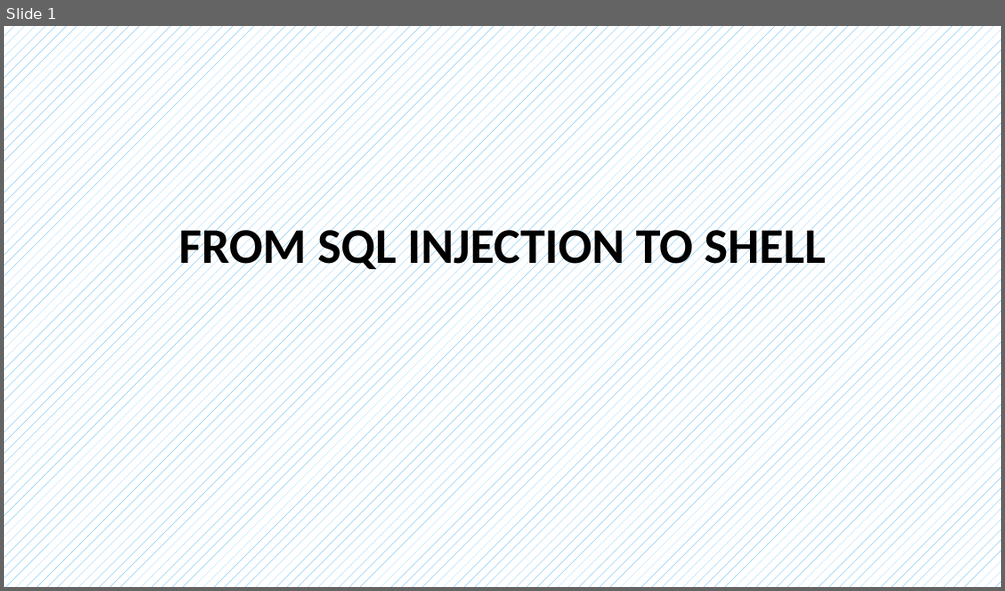
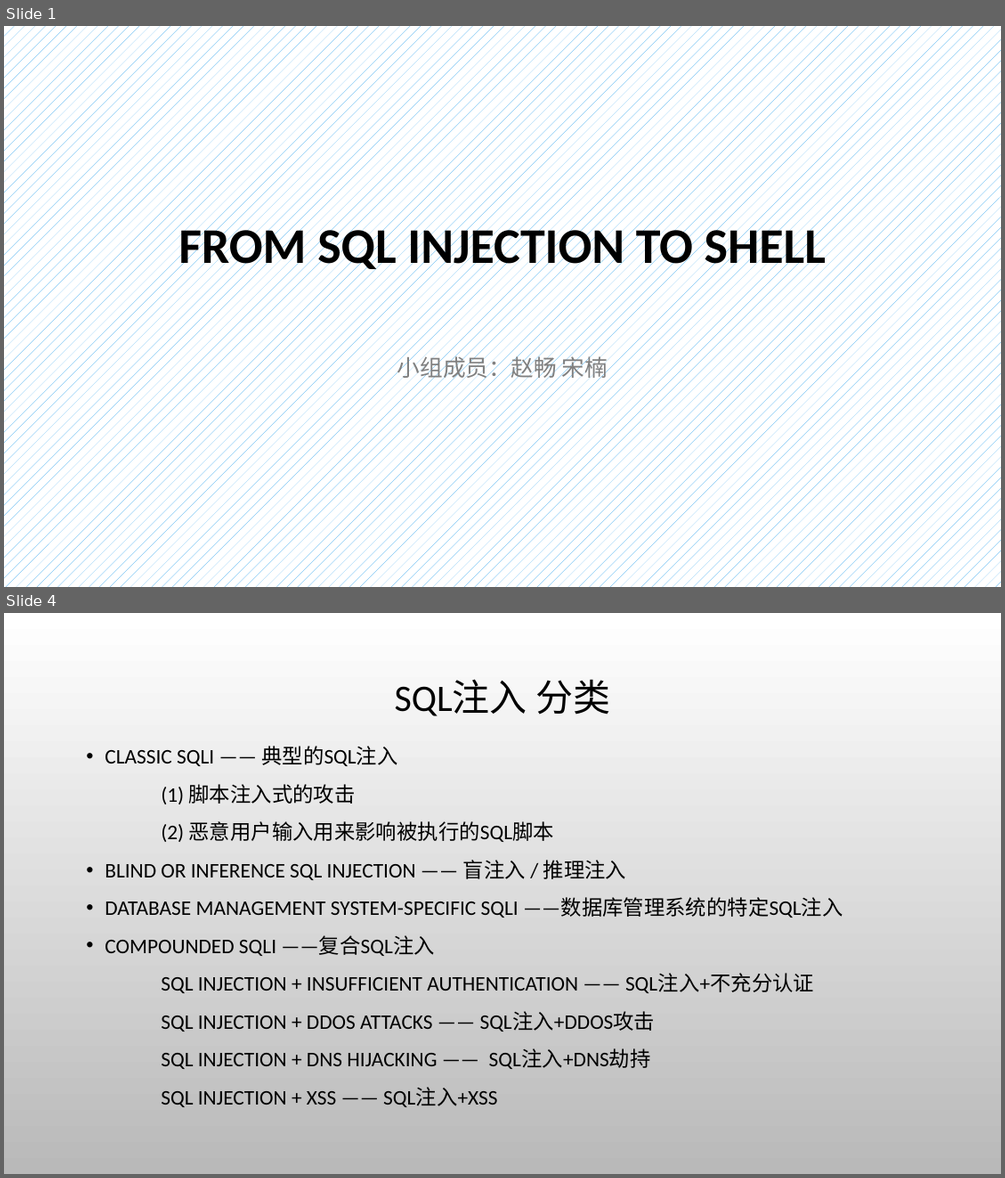
Before and after one commit to CUCCS/ns, a slide deck: 2016-2/zc_snRNA/FlippedClassroom_FromSqlInjectionToShell/From SQL injection to Shell.pptx. Shown one above the other, each under a label of ours: slide 1 before the commit, slides 1 and 4 after it; the slides between them are not shown. The pictures are 1005x591 and 1005x1178 pixels, drawn with LibreOffice and Linux fonts; fonts in the diff are those of the drawing; background and template pictures are left out. Boxes give left, top, right and bottom in pixels: in the first picture for what was removed or moved away, otherwise in the second. Text is boxed around its words. In the diff, an @@ line names an element or a change of style, - is before the commit and + after.

```diff
--- a/2016-2/zc_snRNA/FlippedClassroom_FromSqlInjectionToShell/From SQL injection to Shell.pptx
+++ b/2016-2/zc_snRNA/FlippedClassroom_FromSqlInjectionToShell/From SQL injection to Shell.pptx
@@ slide 4 added at (x1=4, y1=613, x2=1001, y2=1174), background picture (left out) @@
@@ title added at (x1=395, y1=679, x2=610, y2=716), 36 pt, text #000000 @@
+SQL注入 分类
@@ text added at (x1=105, y1=746, x2=842, y2=1107), 20 pt, text #000000 @@
+• CLASSIC SQLI —— 典型的SQL注入
+(1) 脚本注入式的攻击
+(2) 恶意用户输入用来影响被执行的SQL脚本
+• BLIND OR INFERENCE SQL INJECTION —— 盲注入 / 推理注入
+• DATABASE MANAGEMENT SYSTEM-SPECIFIC SQLI ——数据库管理系统的特定SQL注入
+• COMPOUNDED SQLI ——复合SQL注入
+SQL INJECTION + INSUFFICIENT AUTHENTICATION —— SQL注入+不充分认证
+SQL INJECTION + DDOS ATTACKS —— SQL注入+DDOS攻击
+SQL INJECTION + DNS HIJACKING —— SQL注入+DNS劫持
+SQL INJECTION + XSS —— SQL注入+XSS
@@ slide 1 changed as well @@
@@ subtitle added at (x1=397, y1=352, x2=607, y2=381), 22 pt, text #808080 @@
+小组成员：赵畅 宋楠
```
Also in this commit, not shown: 9 other slides changed, 17 other slides added, 9 slides removed.
